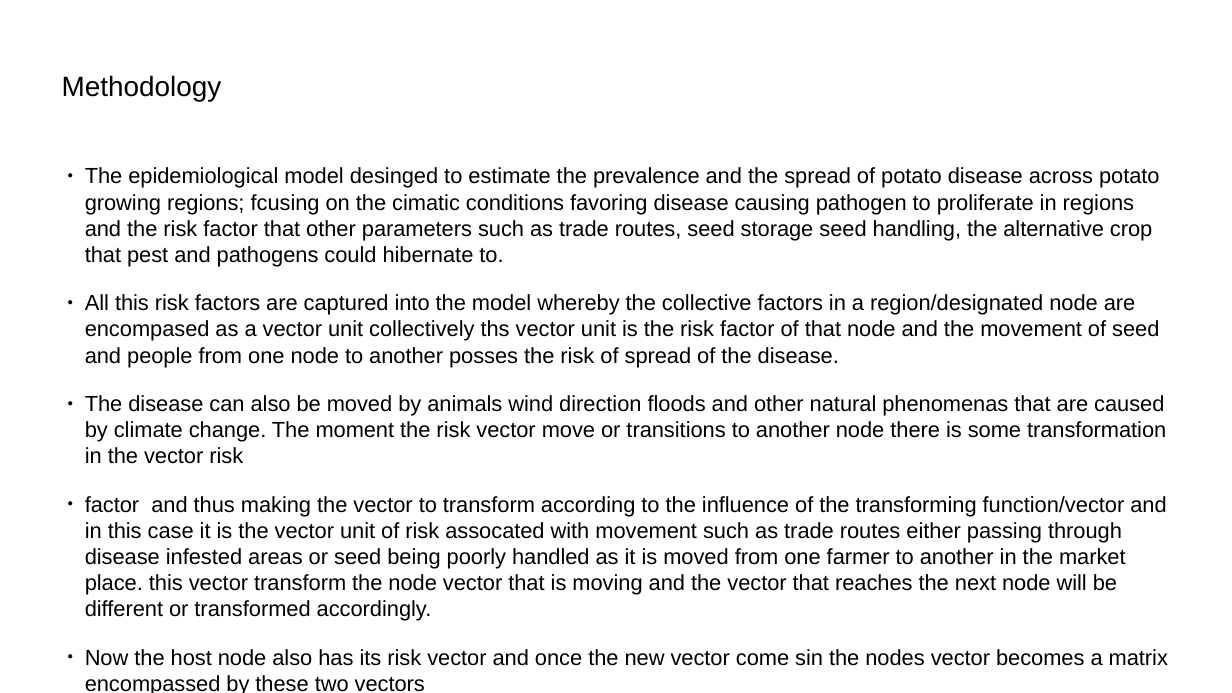
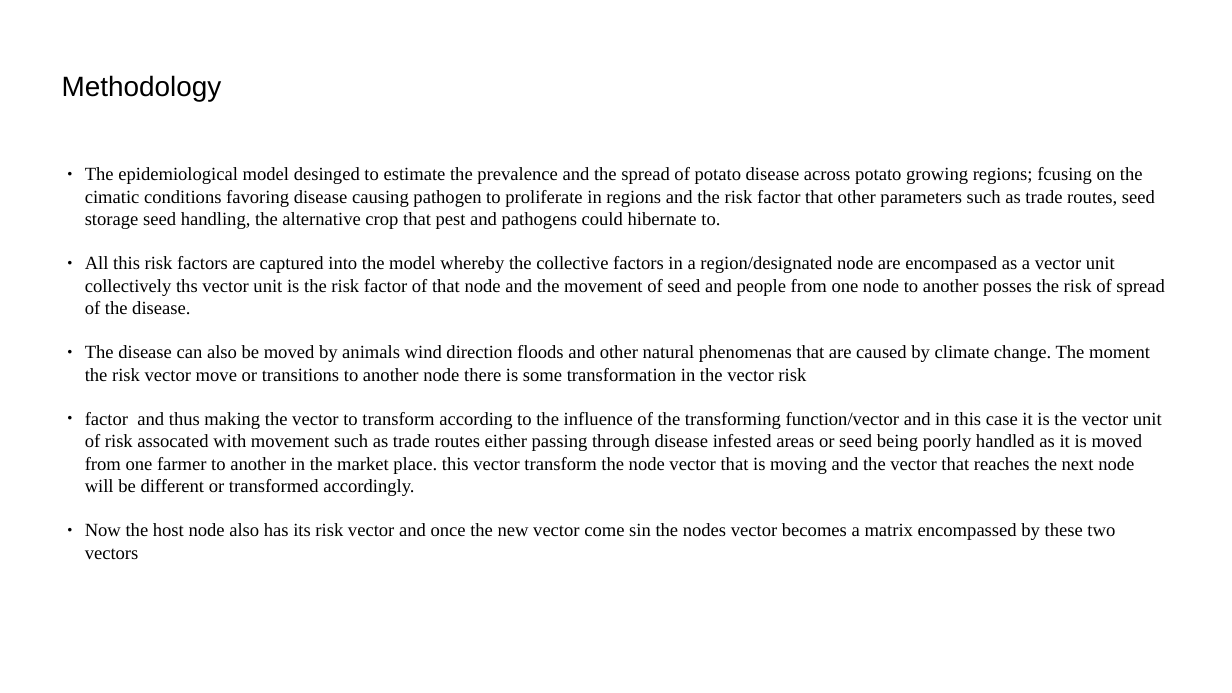
Before and after one commit to ShadrackOdikara/FutureProofAgricAIBreedingEpidemiology, a slide deck: slide 11 of Documentation/20th January 2025 Presentation.pptx (slide 8 before the commit). Drawn at 1232x693 pixels with LibreOffice and Linux fonts; fonts in the diff are those of the drawing. Boxes give left, top, right and bottom in pixels: in the first picture for what was removed or moved away, otherwise in the second. Text is boxed around its words. In the diff, an @@ line names an element or a change of style, - is before the commit and + after.

```diff
--- a/Documentation/20th January 2025 Presentation.pptx
+++ b/Documentation/20th January 2025 Presentation.pptx
@@ text "The epidemiological model desinged to ..." at (x1=85, y1=167, x2=1165, y2=560): size 14.1 to 12 pt, font Arial to Times New Roman @@
```
Also in this commit, not shown: 5 other slides changed, 6 slides added, 5 slides removed, 19 other files.
